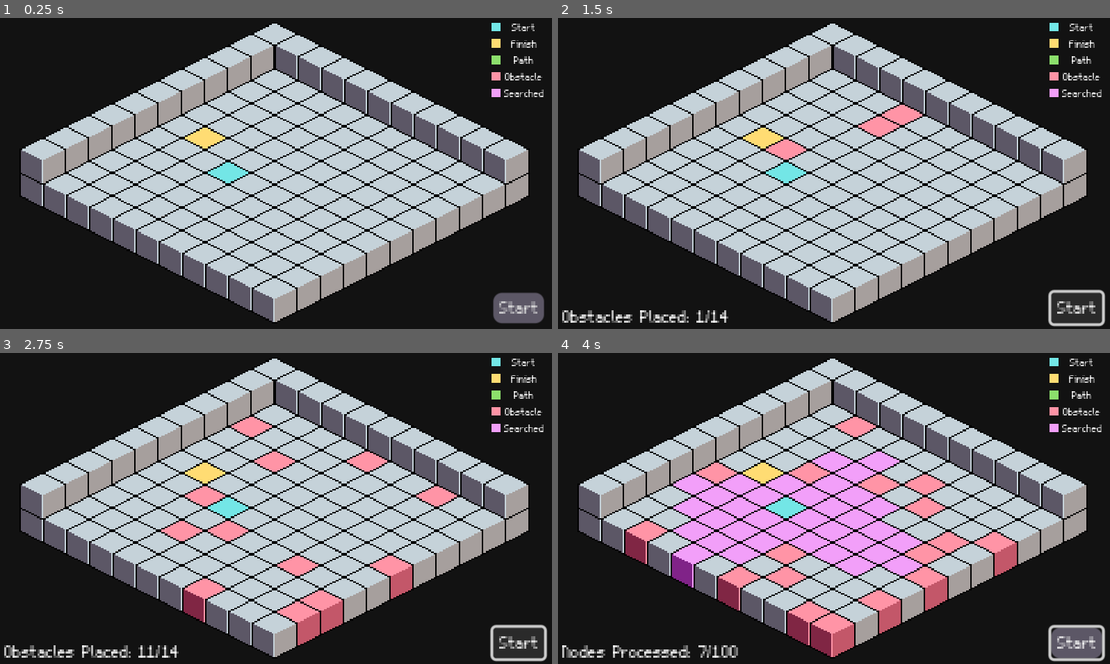
Above: before the commit, frames 1-4 (two rows, left to right).
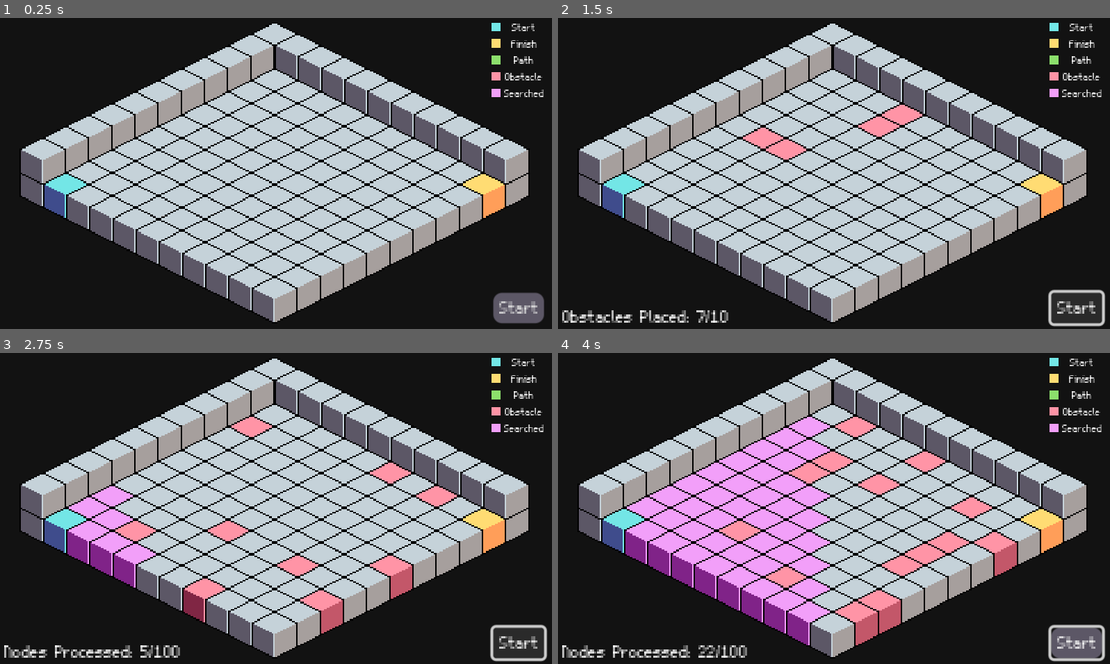
Above: after the commit, the same moments.

Repository: COMP359/Godot-Grassfire-Simulator
Game: Godot game, scene res://scenes/main.tscn
The game is run twice, just before and just after one commit, with the same random seed, the same clock (stepped at 60 frames per second) and the same inputs.
Inputs (mouse positions are in pixels of both pictures, inside the frame that each line leads up to):
- Up to frame 1 (0.25 s): no input
- Up to frame 2 (1.5 s): click "Start" at 0.5 s; click "Start" at 1.25 s
- Up to frame 3 (2.75 s): click "Start" at 2 s
- Up to frame 4 (4 s): tap Enter at 2.75 s; move the mouse to (955, 492) at 2.77 s; hold Shift 2.78-3.5 s; click (955, 492) at 2.92 s; drag from (723, 524) to (806, 570) at 3.52 s

The runs differ from the first frame. In frame 1, 1.7% of the frame differs, in the area x 8-92%, y 35-65%; in frame 2, 1.8%; in frame 3, 7.1%; in frame 4, 17%, in the area x 8-92%, y 20-98%.

Commit message:
Converted Internal Grid into Isometric Cords

Diff:
--- a/scenes/main.gd
+++ b/scenes/main.gd
@@ -37,11 +37,11 @@
 
 func initialize_start_position():
 	tilemap.set_cell(0, Vector2i(start_position_x, start_position_y), 0, start_cube)
-	grid[start_position_x][start_position_y] = -1
+	grid[start_position_x][-start_position_y] = -1
 
 func initialize_finish_position():
 	tilemap.set_cell(0, Vector2i(finish_position_x, finish_position_y), 0, finish_cube)
-	grid[finish_position_x][finish_position_y] = -2
+	grid[finish_position_x][-finish_position_y] = -2
 
 func _on_start_pressed():
 	clear_grid()
@@ -56,14 +56,15 @@
 		var randomX = randi_range(0, 9)
 		var randomY = randi_range(-9, 0)
 
-		if grid[randomX][randomY] == 0:
-			grid[randomX][randomY] = -3
+		if grid[randomX][-randomY] == 0:
+			grid[randomX][-randomY] = -3
 			tilemap.set_cell(0, Vector2i(randomX, randomY), 0, obstacle_cube)
 			var timeout = max(0.05, 0.15 - (0.10 * obstaclesPlaced / numberOfObstacles))  # Decrease timeout as more obstacles are placed
 			await get_tree().create_timer(timeout).timeout
 			obstacle_sound.play()
 			obstaclesPlaced += 1
 			label.text = "Obstacles Placed: " + str(obstaclesPlaced) + "/" + str(numberOfObstacles)
+
 
 func clear_grid():
 	for i in grid_width:
@@ -74,13 +75,13 @@
 		for j in range(-9, 1):
 			tilemap.set_cell(0, Vector2i(i, j), 0, empty_cube)
 
-	grid[start_position_x][start_position_y] = -1
-	grid[finish_position_x][finish_position_y] = -2
+	grid[start_position_x][-start_position_y] = -1
+	grid[finish_position_x][-finish_position_y] = -2
 	tilemap.set_cell(0, Vector2i(start_position_x, start_position_y), 0, start_cube)
 	tilemap.set_cell(0, Vector2i(finish_position_x, finish_position_y), 0, finish_cube)
 
 func is_valid(x, y):
-	return 0 <= x and x <= 9 and -9 <= y and y <= 0 and grid[x][y] == 0
+	return 0 <= x and x <= 9 and -9 <= y and y <= 0 and grid[x][-y] == 0
 
 func grassfire_search_algo():
 	var numberOfObstacles = int(percentage_obstacles + 0.5)
@@ -95,12 +96,16 @@
 
 	while grassfire_search.size() > 0:
 		var current_node = grassfire_search.pop_front()
-		var next_current_value = grid[current_node.x][current_node.y] + 1
+		var next_current_value = 0
+		if (current_node.x == start_position_x and current_node.y == start_position_y):
+			next_current_value = 1
+		else:
+			next_current_value = grid[current_node.x][-current_node.y] + 1
 
 		for direction in directions:
 			var new_node = current_node + direction
 			if is_valid(new_node.x, new_node.y):
-				grid[new_node.x][new_node.y] = next_current_value
+				grid[new_node.x][-new_node.y] = next_current_value
 				grassfire_search.push_back(new_node)
 				tilemap.set_cell(0, new_node, 0, search_cube)
 				add_to_set(new_node)
@@ -108,6 +113,8 @@
 		await get_tree().create_timer(0.04).timeout
 		search_sound.play()
 		label.text = "Nodes Processed: " + str(searched_nodes.size()) + "/" + str(totalNodes)
+	print(grid)
+
 
 func add_to_set(element):
 	if element not in searched_nodes:
--- a/scenes/main.tscn
+++ b/scenes/main.tscn
@@ -62,11 +62,6 @@
 
 [node name="main" type="Node2D"]
 script = ExtResource("1_joo28")
-start_position_x = 3
-start_position_y = -4
-finish_position_x = 1
-finish_position_y = -5
-percentage_obstacles = 14.0
 
 [node name="tilemap" type="TileMap" parent="."]
 y_sort_enabled = true
